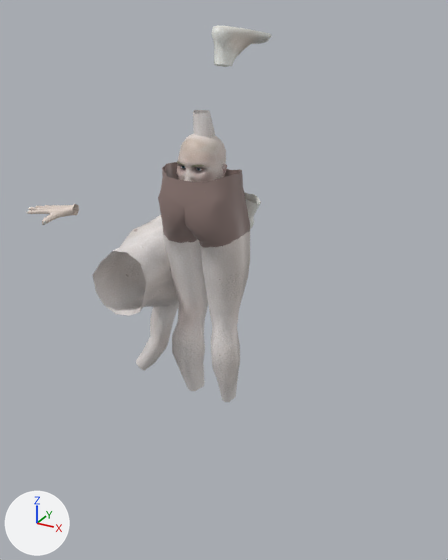
The COLLADA model modules/world/avatarbase/art/assets/models/collada/Avatars/MaleAvatar/Male_Bind.dae: old version first, new version second.
The view is the same before and after, from a camera (50 mm lens) standing at (0.0126, -0.0212, 0.0236) and looking at (0.0006, 0.0006, 0.0127). Lighting does not change. The marker at lower left points along +X, +Y and +Z. Where no turn or scale is listed for an object, it has been applied to the vertices.

Before the edit, the objects in view are built like this:
```python
ob_headgeo = bpy.data.objects.new('HeadGeo', me_headgeoshape)
ob_headgeo.location = (0.0, 0.0, 0.0)
ob_lefteyegeo = bpy.data.objects.new('leftEyeGeo', me_lefteyegeoshape)
ob_lefteyegeo.location = (0.0, 0.0, 0.0)
ob_legsnude = bpy.data.objects.new('LegsNude', me_legsnudeshape)
ob_legsnude.location = (0.00039, 0.00088, 0.00621)
ob_legsnude.rotation_euler = (-0.17, 0.0, 3.142)  # degrees (-10, 0, 180)
ob_lfootnude = bpy.data.objects.new('LFootNude', me_lfootnudeshape)
ob_lfootnude.location = (0.00009, 0.00102, 0.02286)
ob_lfootnude.rotation_euler = (2.995, -0.00914, -0.0618)  # degrees (172, -0.5, -3.5)
ob_lhand = bpy.data.objects.new('LHand', me_lhandshape)
ob_lhand.location = (-0.00689, 0.0013, -0.00006)
ob_lhand.rotation_euler = (-0.082, -0.109, -0.0534)  # degrees (-4.7, -6.2, -3.1)
ob_rhand = bpy.data.objects.new('RHand', me_rhandshape)
ob_rhand.location = (0.0, 0.0, 0.0)
ob_righteyegeo = bpy.data.objects.new('rightEyeGeo', me_righteyegeoshape)
ob_righteyegeo.location = (0.0, 0.0, 0.0)
ob_torsonude = bpy.data.objects.new('TorsoNude', me_torsonudeshape)
ob_torsonude.location = (-0.00211, -0.0146, 0.01216)
ob_torsonude.rotation_euler = (-1.324, -1.237, -0.234)  # degrees (-76, -71, -13)
```
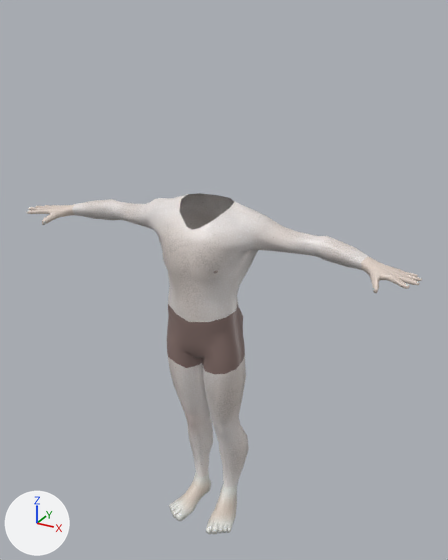
What differs and where, as boxes [x1, y1, x2, y2] in the pictures (448 x 560 px):
'LegsNude', recoloured, surface changed, moved, turned: before [158, 162, 250, 402]; after [167, 304, 249, 488]
'TorsoNude', recoloured, surface changed, moved, turned: before [93, 110, 215, 371]; after [72, 193, 369, 322]
'LFootNude', recoloured, surface changed, moved, turned: before [211, 25, 272, 67]; after [206, 483, 238, 534]
'HeadGeo', deleted: before [177, 133, 227, 182]
'RFootNude', recoloured, surface changed, moved, turned: before [244, 192, 261, 229]; after [169, 471, 212, 521]
'LHand', recoloured, surface changed, moved, turned (not visible before): after [361, 257, 422, 293]

The change in detail:
In material 'HandsShader' (mat_handsshader), emission_color is no longer (0.0142, 0.0142, 0.0142), black #202020.
In material 'HandsShader' (mat_handsshader), emission_strength is no longer 1.0.
In material 'BodyShader' (mat_bodyshader), emission_color is no longer (0.0142, 0.0142, 0.0142), black #202020.
In material 'BodyShader' (mat_bodyshader), emission_strength is no longer 1.0.
In material 'FeetShader' (mat_feetshader), emission_color is no longer (0.0142, 0.0142, 0.0142), black #202020.
In material 'FeetShader' (mat_feetshader), emission_strength is no longer 1.0.
Object 'LHand' (ob_lhand) turns from (-4.7, -6.2, -3.1) to (0, 0, 0) degrees about x, y and z.
Object 'LHand' (ob_lhand) moves from (-0.00689, 0.0013, -0.00006) to (0.0, 0.0, 0.0).
Object 'LegsNude' (ob_legsnude) turns from (-10, 0, 180) to (0, 0, 0) degrees about x, y and z.
Object 'LegsNude' (ob_legsnude) moves from (0.00039, 0.00088, 0.00621) to (0.0, 0.0, 0.0).
Object 'rightEyeGeo' (ob_righteyegeo) is deleted.
Object 'leftEyeGeo' (ob_lefteyegeo) is deleted.
Object 'TorsoNude' (ob_torsonude) turns from (-76, -71, -13) to (0, 0, 0) degrees about x, y and z.
Object 'TorsoNude' (ob_torsonude) moves from (-0.00211, -0.0146, 0.01216) to (0.0, 0.0, 0.0).
Object 'LFootNude' (ob_lfootnude) turns from (172, -0.5, -3.5) to (0, 0, 0) degrees about x, y and z.
Object 'LFootNude' (ob_lfootnude) moves from (0.00009, 0.00102, 0.02286) to (0.0, 0.0, 0.0).
Object 'HeadGeo' (ob_headgeo) is deleted.
Object 'RFootNude' (ob_rfootnude) turns from (-19, -3, -112) to (0, 0, 0) degrees about x, y and z.
Object 'RFootNude' (ob_rfootnude) moves from (0.0001, 0.00071, 0.01547) to (0.0, 0.0, 0.0).
